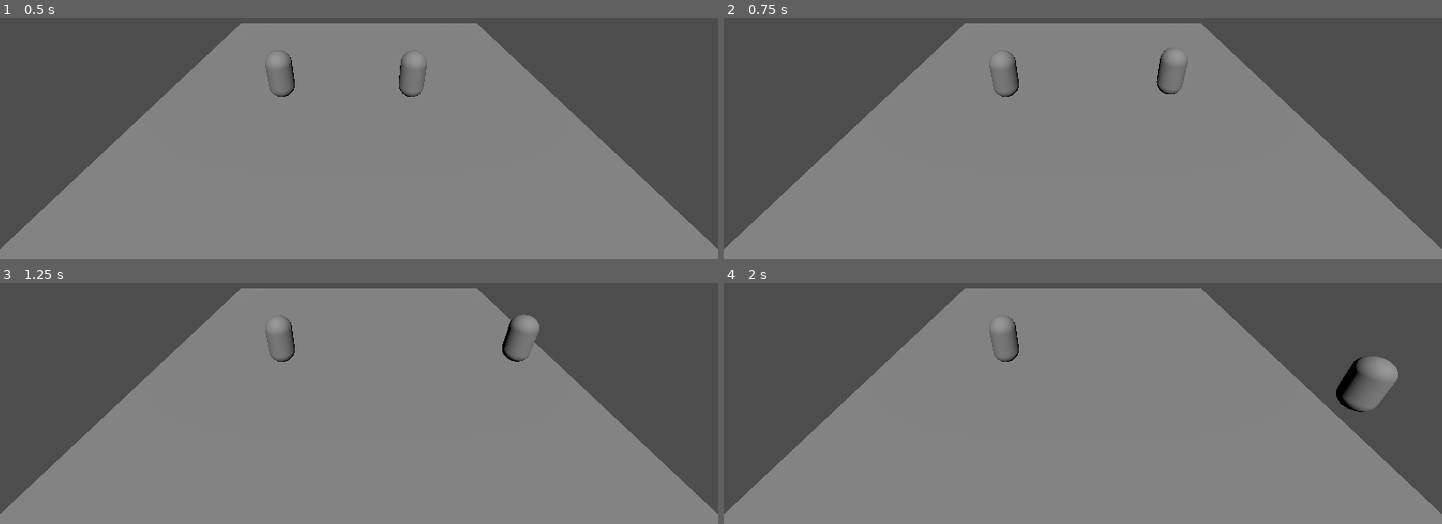
Above: before the commit, frames 1-4 (two rows, left to right).
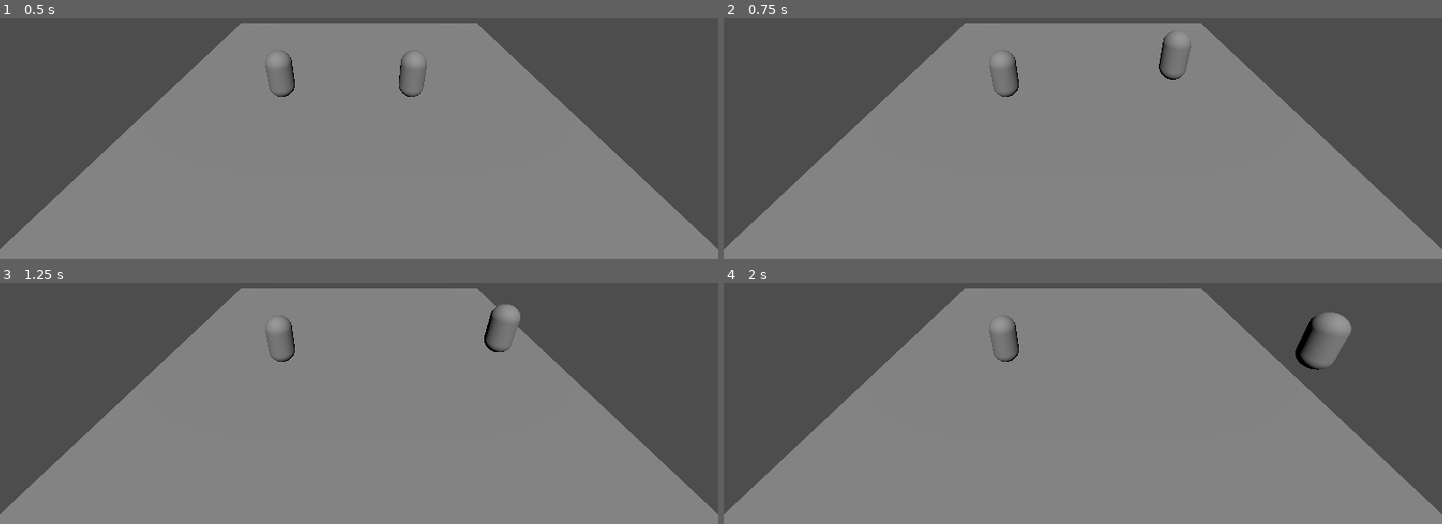
Above: after the commit, the same moments.

Repository: RudyFisher7/sumo_chickens
Game: Godot game, scene res://Chicken/chicken_tester_3d.tscn
Two runs of this game, one before a commit and one after it. Both use one fixed random seed, a clock stepped at 60 frames per second and the inputs below.
Inputs:
- Up to frame 1 (0.5 s): no input
- Up to frame 2 (0.75 s): tap Enter at 0.5 s; hold Right from 0.53 s (still down)
- Up to frame 3 (1.25 s): keep holding Right
- Up to frame 4 (2 s): release Right at 1.28 s; hold Down from 1.28 s (still down)

Frame 1 is identical in both runs. In frame 2, 0.3% of the frame differs, in the area x 60-66%, y 5-32%; in frame 3, 0.9%; in frame 4, 2.0%, in the area x 79-94%, y 12-54%.

Commit message:
Added size amount to movment

Diff:
--- a/Chicken/chicken_3d.gd
+++ b/Chicken/chicken_3d.gd
@@ -37,13 +37,13 @@
 			_button_left = KEY_LEFT
 			_button_up = KEY_UP
 			_button_down = KEY_DOWN
-			_sumo_size = 1.0
+			_sumo_size = 4.9
 		PLAYER_2:
 			_button_right = KEY_D
 			_button_left = KEY_A
 			_button_up = KEY_W
 			_button_down = KEY_S
-			_sumo_size = 1.0
+			_sumo_size = 0.9
 
 
 func _physics_process(delta: float) -> void:
@@ -54,19 +54,19 @@
 	var collision: KinematicCollision3D = get_last_slide_collision()
 	# Handle Jump and gravity
 	if collision and _directionalInput():
-		velocity.y = JUMP_VELOCITY * _sumo_size
+		velocity.y = JUMP_VELOCITY + _sumo_size
 	else:
-		velocity.y -= gravity * delta
+		velocity.y -= gravity * delta + (1 / _sumo_size)
 
 	if collision and collision.get_angle() > 0.0:
 		if collision.get_collider() is Chicken3D:
 			var other_chicken: Chicken3D = collision.get_collider() as Chicken3D
-			if other_chicken._sumo_size > 0.0:
-				other_chicken._speed_x = _speed_x * (_sumo_size / other_chicken._sumo_size) * PUSH_VELOCITY
-				other_chicken._speed_z = _speed_z * (_sumo_size / other_chicken._sumo_size) * PUSH_VELOCITY
-				other_chicken.velocity.y += JUMP_VELOCITY
-				_speed_x = -_speed_x * BOUNCE_VELOCITY
-				_speed_z = -_speed_z * BOUNCE_VELOCITY
+			if other_chicken._sumo_size > 0.0 and _sumo_size > 0.0:
+				other_chicken._speed_x = _speed_x * PUSH_VELOCITY * (_sumo_size / other_chicken._sumo_size)
+				other_chicken._speed_z = _speed_z * PUSH_VELOCITY * (_sumo_size / other_chicken._sumo_size)
+				other_chicken.velocity.y += (JUMP_VELOCITY + _sumo_size) * (_sumo_size / other_chicken._sumo_size)
+				_speed_x = -_speed_x * BOUNCE_VELOCITY * (other_chicken._sumo_size / _sumo_size)
+				_speed_z = -_speed_z * BOUNCE_VELOCITY * (other_chicken._sumo_size / _sumo_size)
 
 	_speed_x *= FRICTION_AMOUNT
 	_speed_z *= FRICTION_AMOUNT
